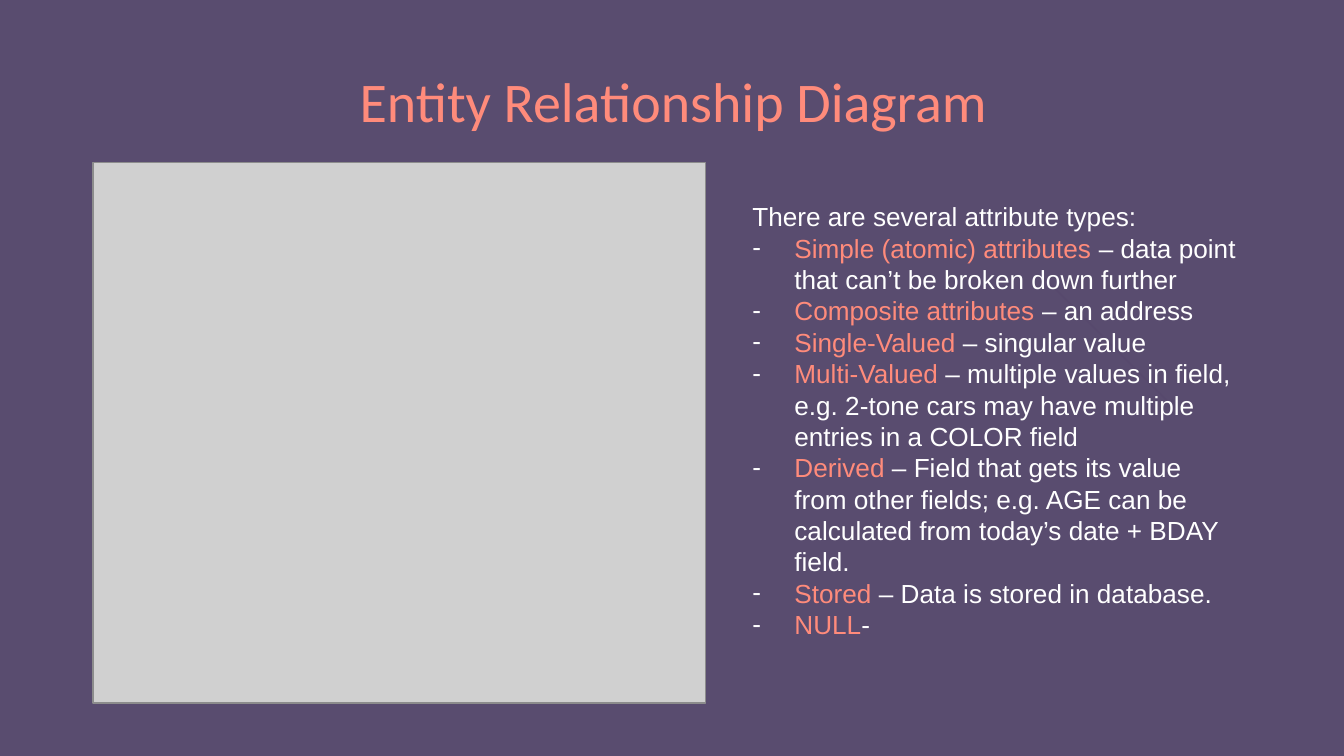
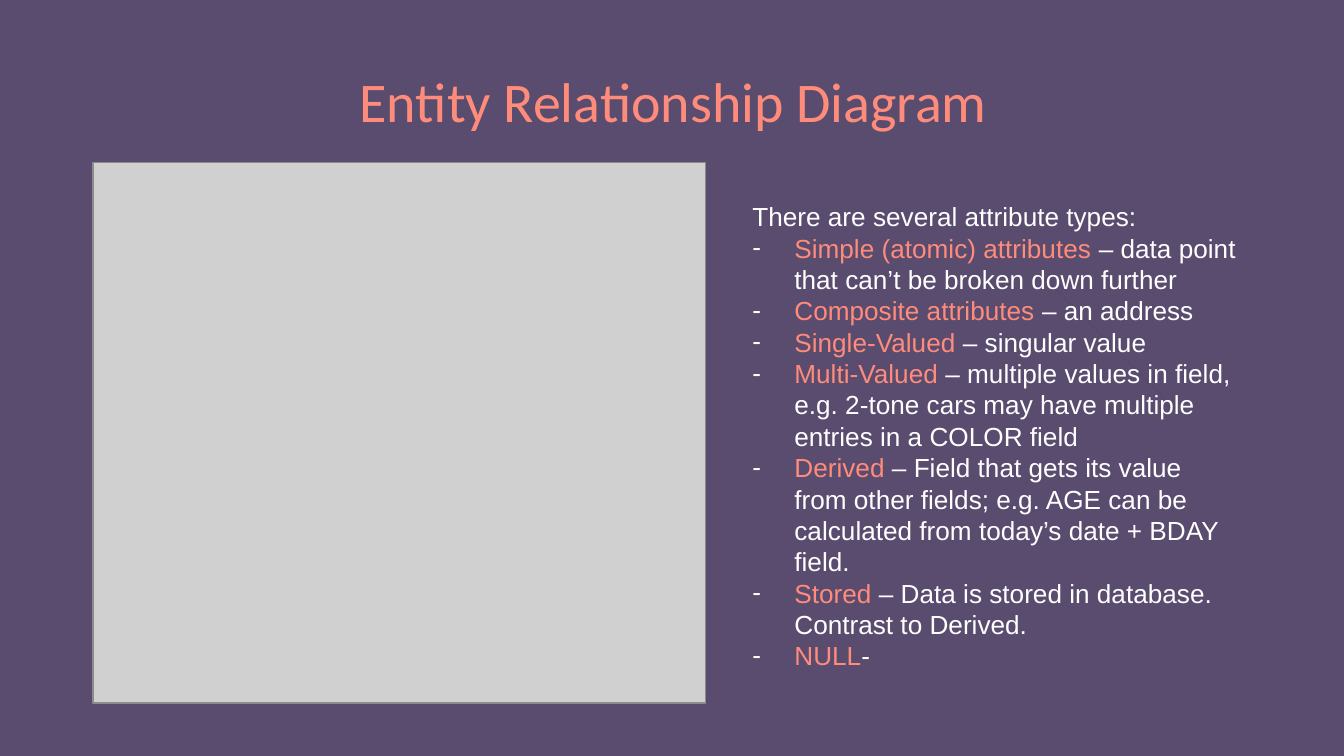
Before and after one commit to e-m-wilson/python_sql, a slide deck: slide 19 of Week_3/SQL.pptx. Drawn at 1344x756 pixels with LibreOffice and Linux fonts; fonts in the diff are those of the drawing; grey boxes stand for pictures. Boxes give left, top, right and bottom in pixels: in the first picture for what was removed or moved away, otherwise in the second. Text is boxed around its words. In the diff, an @@ line names an element or a change of style, - is before the commit and + after.

Commit message:
update

```diff
--- a/Week_3/SQL.pptx
+++ b/Week_3/SQL.pptx
@@ text at [794,584,1212,635]: text changed @@
-– Stored – Data is stored in database.
+– Stored – Data is stored in database. Contrast to Derived.
```
Also in this commit, not shown: 15 other slides changed, 4 slides added.
